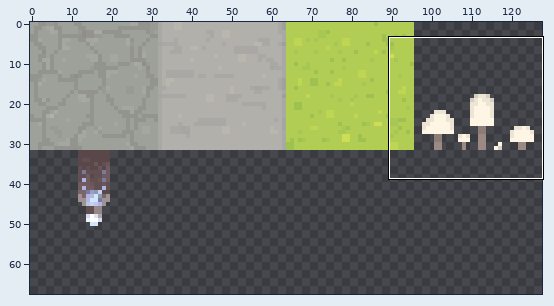
File history of a sprite sheet, Assets/Textures/Blocks/BlockColor.png. The first picture is a wide view before the edit; the outline marks the close-up.
Close-up. Before the edit:
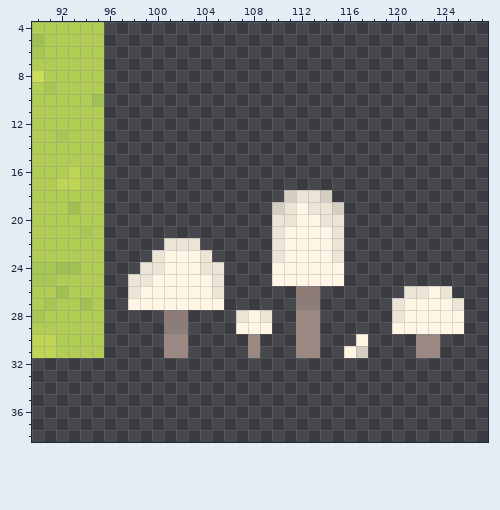
The file is 128x128 pixels. Colours within 5 levels of each other are drawn and written as one. Shown: x 90..127, y 4..38. The wide view leaves out empty margins. The commit also changed other parts of the picture, which this record leaves out.
Once edited:
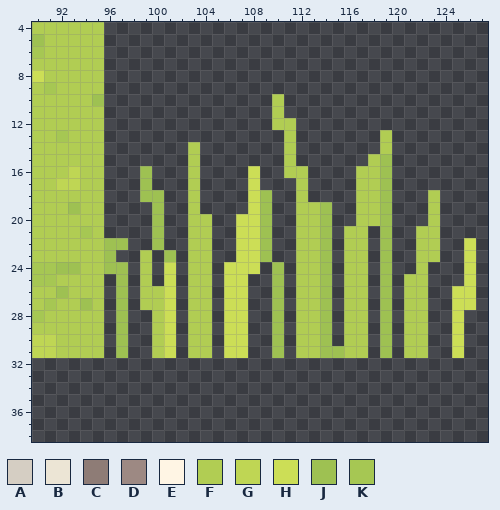
Palette (. is transparent): A #d5cec3  B #ece5d5  C #8e7c76  D #9d8983  E #fff5e4  F #b1cd53  G #bfd654  H #ccde56  J #9ec152  K #a6c753
The edit:
@@ x 90..127 @@
  9 FKFFFF................................
-10 FFFFFJ................................
-11 FFFFFF................................
-12 FFFFFF................................
-13 FFKFFF................................
-14 FFFFFF................................
-15 FFFFFF................................
-16 FFFGFF................................
-17 FFGGFF................................
-18 FFFFFF...............ABBA.............
-19 FFFJFF..............ABEBBA............
-20 FFFFFF..............BBEEBB............
-21 FFFFKF..............BEEEEB............
-22 FFFFFF.....BBB......BEEEEB............
-23 FFFFFF....BEEEB.....BEEEEB............
-24 KKJJFF...BBEEEBB....EEEEEE............
-25 KKFFFF..BBEEEEEB....EEEEEE............
-26 FFJFFF..BEEEEEEB......CC.......BBEB...
-27 FKFFJF..EEEEEEEE......CC......BEEEEB..
-28 KFFFFF.....CC....BEB..DD......BEEEEE..
-29 FFFFFF.....CC....EEE..DD......EEEEEE..
-30 GGFFFF.....DD.....D...DD...E....DD....
-31 GGFFFF.....DD.....D...DD..EA....DD....
+10 FFFFFJ..............F.................
+11 FFFFFF..............F.................
+12 FFFFFF..............FF................
+13 FFKFFF...............F.......F........
+14 FFFFFF.......F.......F.......F........
+15 FFFFFF.......F.......F......FJ........
+16 FFFGFF...J...F....H..FF....FFJ........
+17 FFGGFF...J...F....H...F....FFJ........
+18 FFFFFF...JJ..F....HJ..F....FFJ...F....
+19 FFFJFF....J..F....HJ..FFJ..FFJ...F....
+20 FFFFFF....J..FF..HHJ..FFJ..FFJ...F....
+21 FFFFKF....J..FF..HHJ..FFJ.FF.J..FF....
+22 FFFFFFJJ..J..FF..HHJ..FFJ.FF.J..FF..H.
+23 FFFFFFJ..F.J.FF..HHJ..FFJ.FF.J..FF..H.
+24 KKJJFFJJ.F.H.FF.HHH.J.FFJ.FF.J..F...H.
+25 KKFFFF.J.F.H.FF.HH..J.FFJ.FF.J.FF...H.
+26 FFJFFF.J.FFH.FF.HH..J.FFJ.FF.J.FF..HH.
+27 FKFFJF.J.FFH.FF.HH..J.FFJ.FF.J.FF..HH.
+28 KFFFFF.J..FH.FF.HH..J.FFJ.FF.J.FF..H..
+29 FFFFFF.J..FH.FF.HH..J.FFJ.FF.J.FF..H..
+30 GGFFFF.J..FH.FF.HH..J.FFJ.FF.J.FF..H..
+31 GGFFFF.J..FH.FF.HH..J.FFJJFF.J.FF..H..
 32 ......................................
